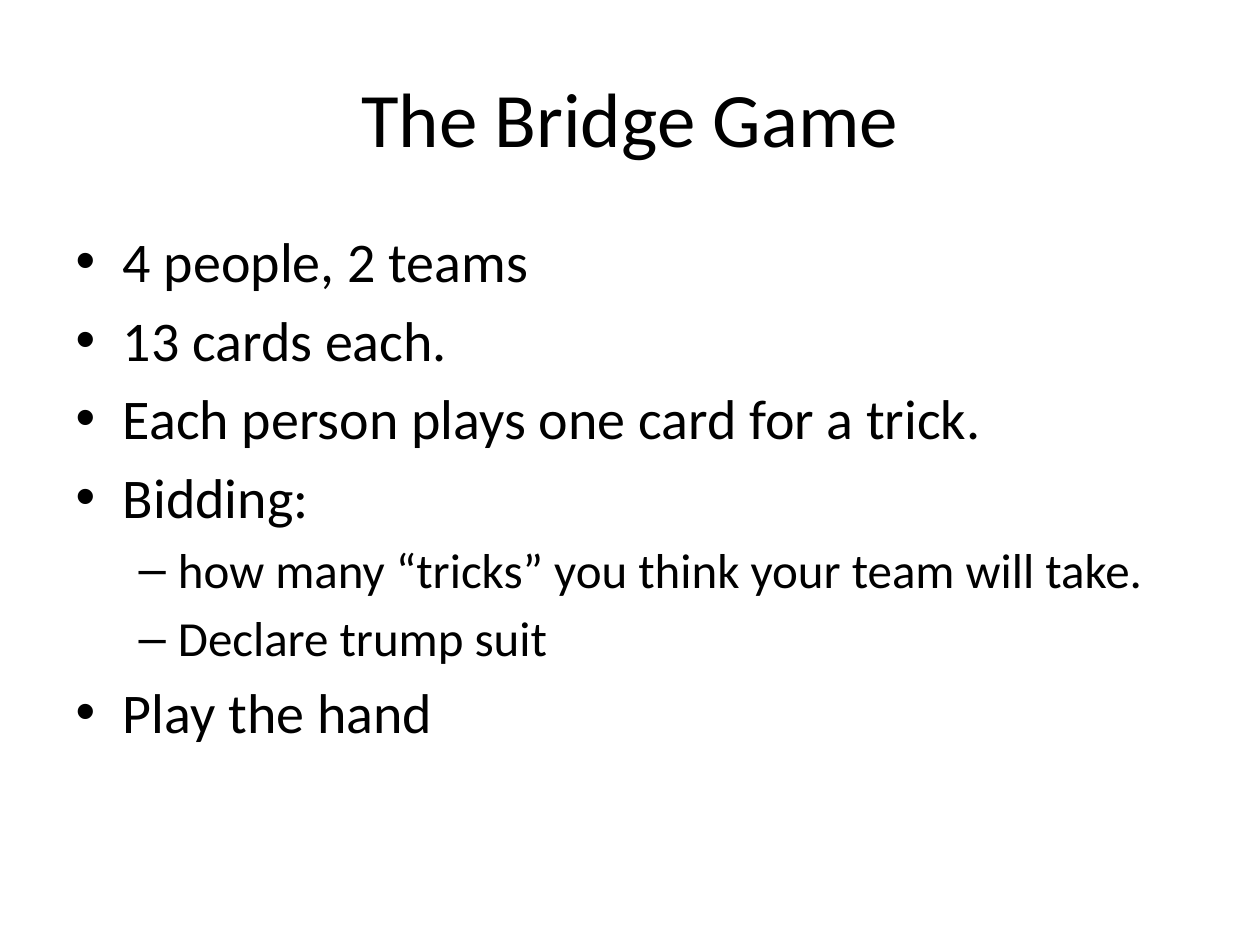
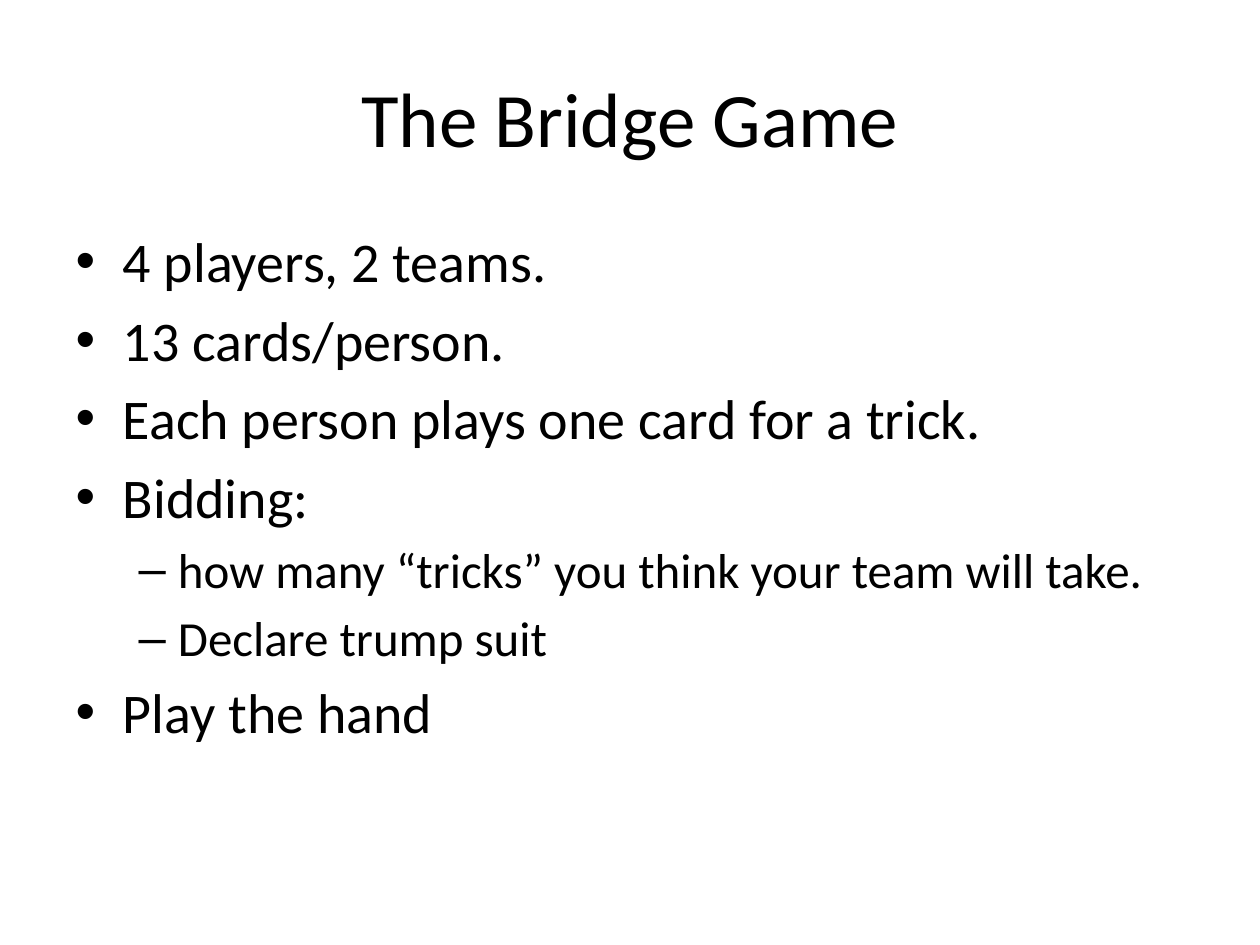
Before and after one commit to mgwismer/mgwismer.github.io-BridgeProject, a slide deck: slide 2 of Presentation1.pptx. Drawn at 1260x945 pixels with LibreOffice and Linux fonts; fonts in the diff are those of the drawing. Boxes give left, top, right and bottom in pixels: in the first picture for what was removed or moved away, otherwise in the second. Text is boxed around its words. In the diff, an @@ line names an element or a change of style, - is before the commit and + after.

```diff
--- a/Presentation1.pptx
+++ b/Presentation1.pptx
@@ text at (123, 243, 547, 370): text changed @@
-• 4 people, 2 teams
-• 13 cards each.
+• 4 players, 2 teams.
+• 13 cards/person.
```
Also in this commit, not shown: 1 other slide changed, 1 slide added, 5 other files.
